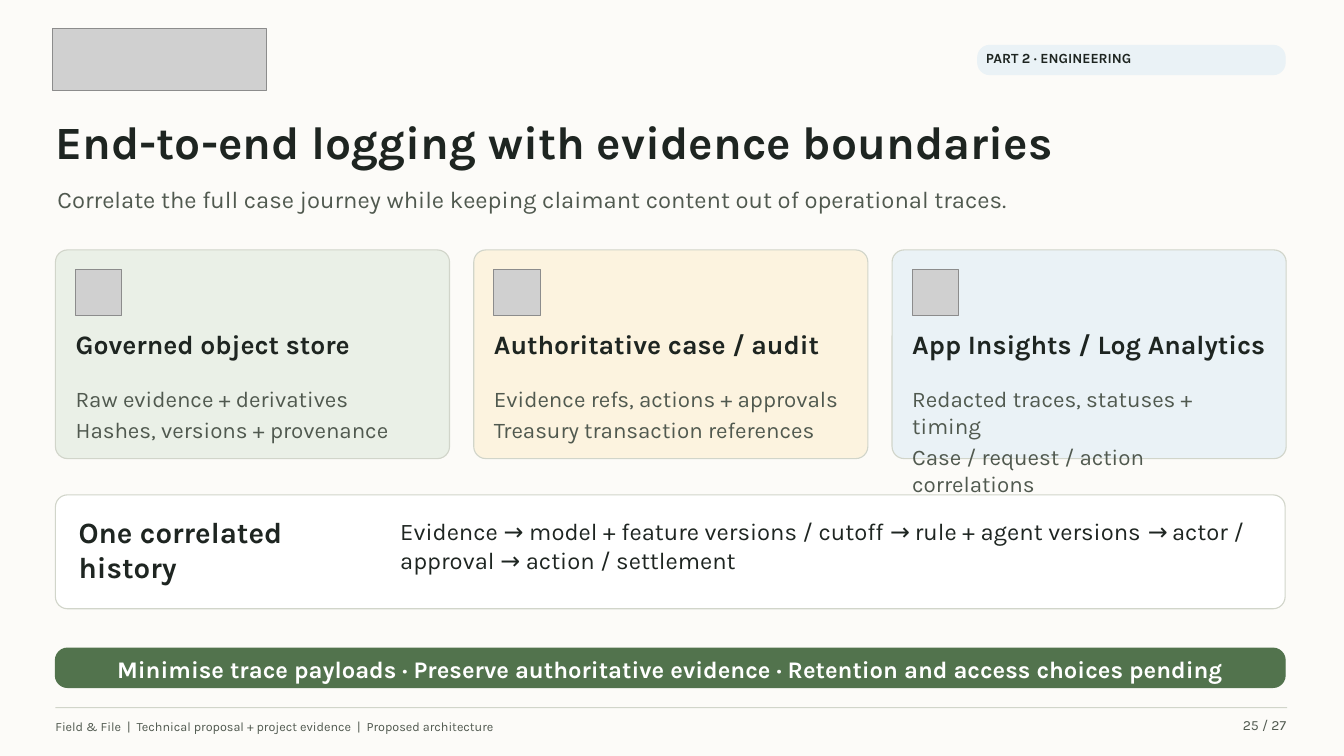
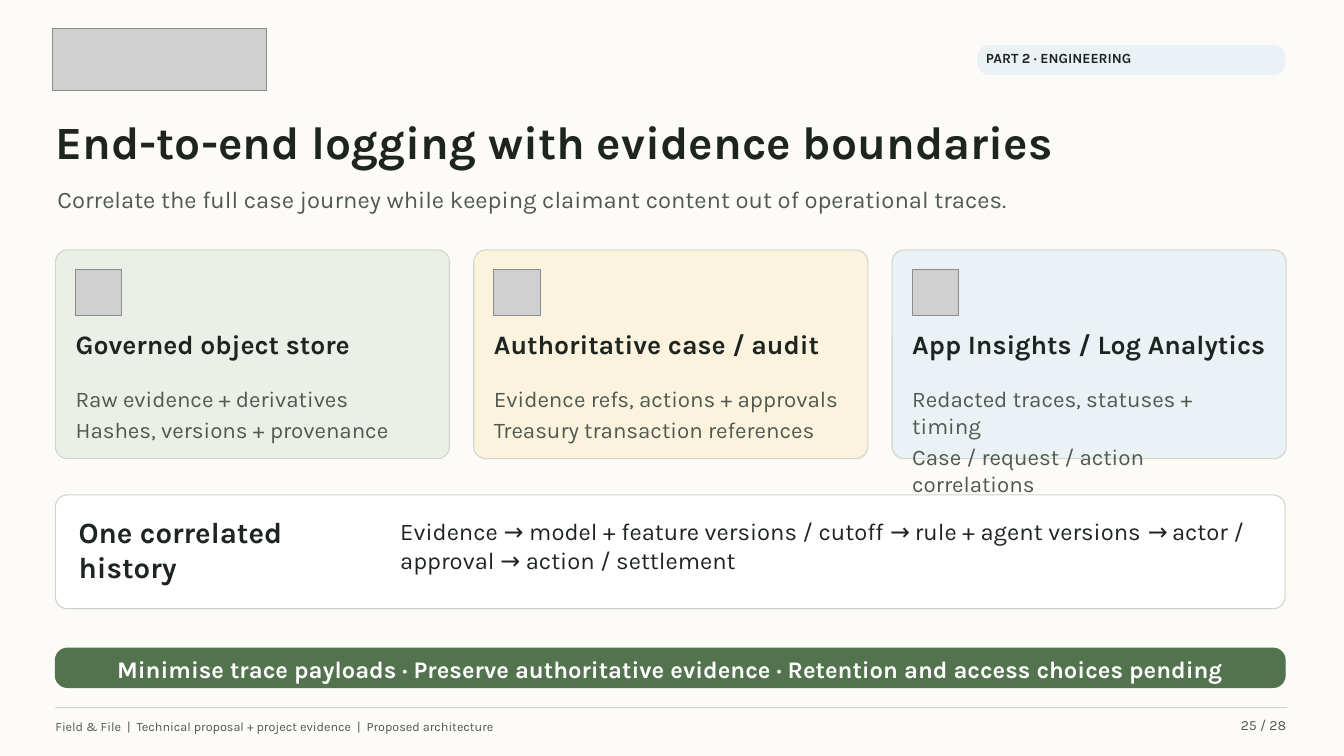
Before and after one commit to verboompj/ama, a slide deck: slide 25 of presentations/field-and-file/ministry-of-agriculture-v4.pptx. Drawn at 1344x756 pixels with LibreOffice and Linux fonts; fonts in the diff are those of the drawing; grey boxes stand for pictures. Boxes give left, top, right and bottom in pixels: in the first picture for what was removed or moved away, otherwise in the second. Text is boxed around its words. In the diff, an @@ line names an element or a change of style, - is before the commit and + after.

```diff
--- a/presentations/field-and-file/ministry-of-agriculture-v4.pptx
+++ b/presentations/field-and-file/ministry-of-agriculture-v4.pptx
@@ text at [1241, 721, 1286, 730]: text changed @@
-25 / 27
+25 / 28
```
Also in this commit, not shown: 26 other slides changed, 1 slide added, 1 other file.
